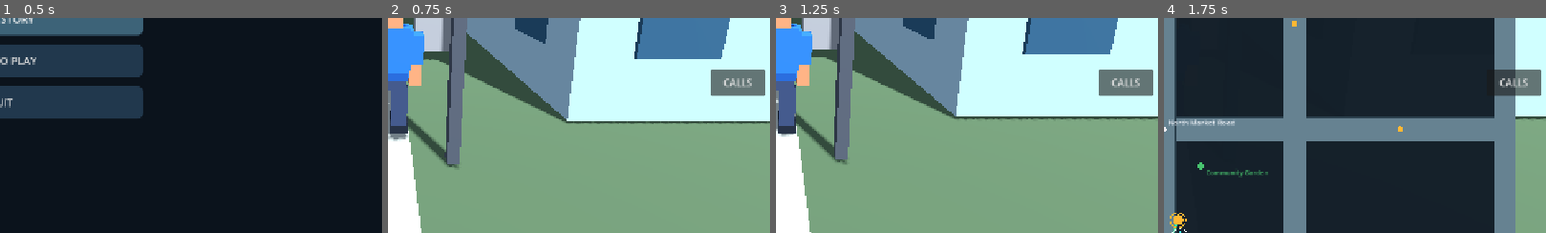
Above: before the commit, frames 1-4 (left to right).
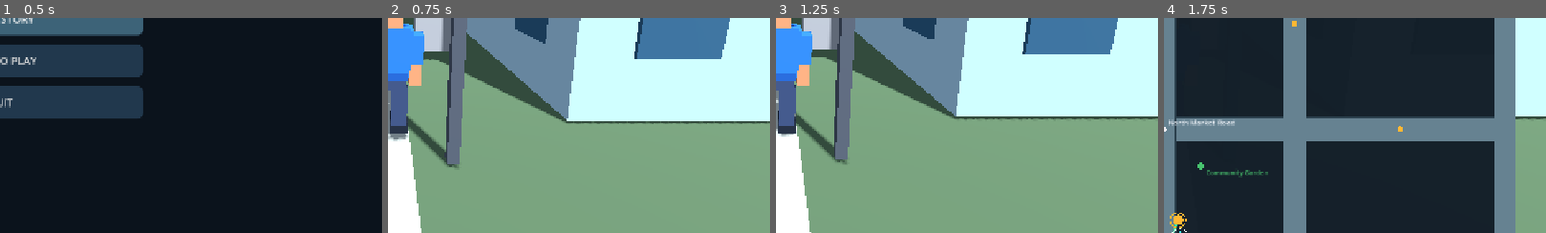
Above: after the commit, the same moments.

Repository: gauravprajapat-23/civic-chaos
Game: Godot game, scene res://scenes/core/menu.tscn
Same seed, same stepped clock (60 frames per second), same inputs: the game is played once before the commit and once after it.
Inputs:
- Up to frame 1 (0.5 s): no input
- Up to frame 2 (0.75 s): click "START STORY" at 0.5 s
- Up to frame 3 (1.25 s): no input
- Up to frame 4 (1.75 s): click "MAP" at 1.25 s
The pictures show only the part of the screen within x 50-100%, y 48-98%; the shares and areas given below are measured in that part.

Frame 1 is identical in both runs. In frame 2, 1.8% of the frame differs, in the area x 84-99%, y 24-37%; in frame 3, 1.8%; in frame 4, 1.5%.

Commit message:
UI-003: responsive CALLS placement with safe-area constraints [skip ci]

Diff:
--- a/scripts/ui/free_roam_dispatch_board.gd
+++ b/scripts/ui/free_roam_dispatch_board.gd
@@ -3,6 +3,7 @@
 ## GAME-025-02: non-authoritative dispatch board for existing Free Roam.
 ## This UI never spawns/finishes activities or edits the incident scheduler.
 const ModalGuard = preload("res://scripts/ui/civic_modal_input_guard.gd")
+const SafeLayout = preload("res://scripts/ui/civic_hud_safe_layout.gd")
 signal toggle_requested
 signal accept_requested
 signal service_requested
@@ -24,6 +25,8 @@
 var content_scroll: ScrollContainer
 var content_stack: VBoxContainer
 var _focus_before_open: WeakRef
+var hud_safe_area: Rect2 = Rect2()
+var hud_exclusions: Array[Rect2] = []
 var _feed: Dictionary = {}
 var accepted_call_id: int = -1
 var service_call_id: int = -1
@@ -36,6 +39,7 @@
     button.name = "OpenDispatch"
     button.text = "CALLS"
     button.custom_minimum_size = Vector2(92, 44)
+    button.focus_mode = Control.FOCUS_ALL
     button.pressed.connect(func() -> void: toggle_requested.emit())
     add_child(button)
     panel = PanelContainer.new()
@@ -152,7 +156,7 @@
 
 func _sync_visibility() -> void:
     if button != null:
-        button.visible = enabled and not expanded
+        button.visible = enabled and not expanded and button.size.x >= 44.0 and button.size.y >= 44.0
     if panel != null:
         panel.visible = enabled and expanded
 
@@ -219,31 +223,35 @@
     response_status = status
     update_feed(_feed)
 
+## Presentation-only update from Master after rotation, inset, or control changes.
+## Does not modify dispatch state or claim ownership of input arbitration.
+func set_hud_constraints(safe_area: Rect2, exclusions: Array[Rect2] = []) -> void:
+    hud_safe_area = safe_area
+    hud_exclusions = exclusions.duplicate()
+    _fit()
+
 func _fit() -> void:
     if panel == null:
         return
     var viewport: Vector2 = get_viewport().get_visible_rect().size
-    var open_bounds: Rect2 = open_button_bounds(viewport)
+    var open_bounds: Rect2 = SafeLayout.launcher(viewport, Vector2(92, 48), hud_safe_area, hud_exclusions, true)
+    button.visible = enabled and not expanded and open_bounds.has_area()
     button.position = open_bounds.position
     button.size = open_bounds.size
-    var bounds: Rect2 = panel_bounds(viewport)
+    var bounds: Rect2 = SafeLayout.panel(viewport, Vector2(530, 580), hud_safe_area)
     panel.position = bounds.position
     panel.size = bounds.size
+    heading.add_theme_font_size_override("font_size", 16 if bounds.size.x < 370.0 else 18)
+    content_stack.add_theme_constant_override("separation", 6 if bounds.size.y < 390.0 else 10)
 
 ## Pure presentation geometry; never depends on call or mission state.
 static func panel_bounds(viewport: Vector2) -> Rect2:
     if not viewport.is_finite() or viewport.x <= 0.0 or viewport.y <= 0.0:
         return Rect2()
-    var margin: float = 8.0
-    var width: float = minf(530.0, maxf(0.0, viewport.x - margin * 2.0))
-    var height: float = minf(580.0, maxf(0.0, viewport.y - margin * 2.0))
-    return Rect2(Vector2((viewport.x - width) * 0.5, (viewport.y - height) * 0.5), Vector2(width, height))
+    return SafeLayout.panel(viewport, Vector2(530, 580))
 
 ## Keep the CALLS launcher inside the visible viewport after device rotation.
 static func open_button_bounds(viewport: Vector2) -> Rect2:
     if not viewport.is_finite() or viewport.x <= 0.0 or viewport.y <= 0.0:
         return Rect2()
-    var width: float = minf(92.0, maxf(0.0, viewport.x - 16.0))
-    var height: float = minf(44.0, maxf(0.0, viewport.y - 16.0))
-    return Rect2(Vector2(maxf(0.0, viewport.x - width - 8.0),
-        clampf(viewport.y * 0.60, 8.0, maxf(8.0, viewport.y - height - 8.0))), Vector2(width, height))
+    return SafeLayout.launcher(viewport, Vector2(92, 48))
